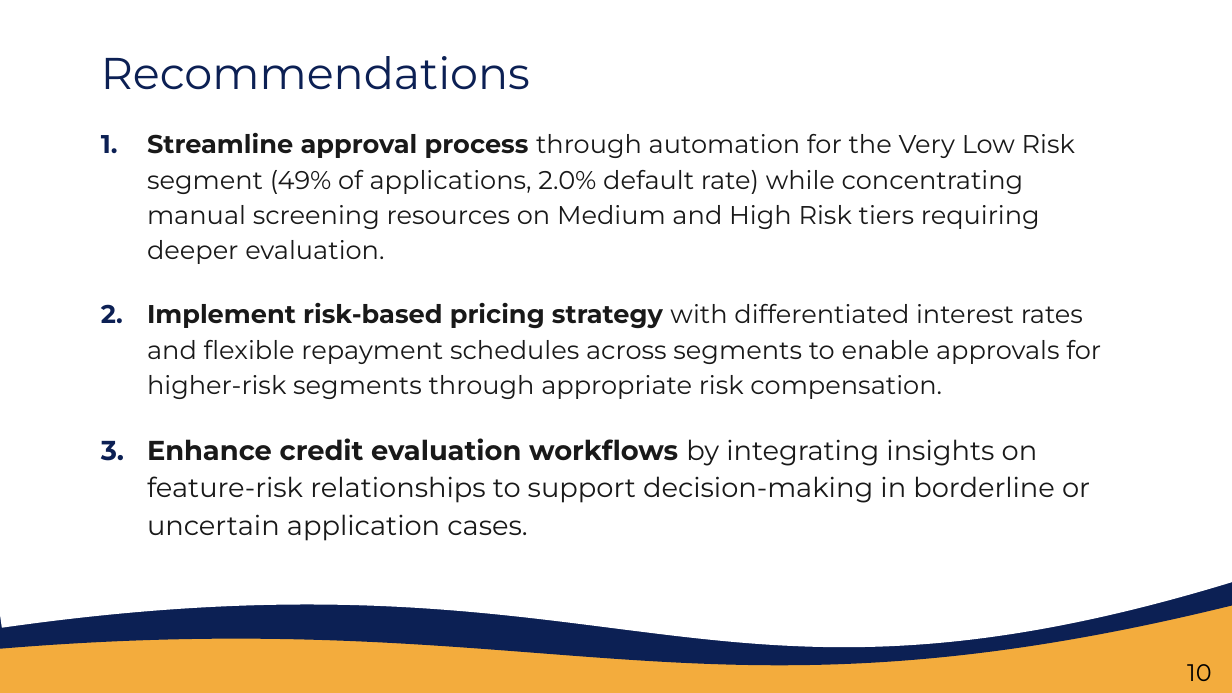
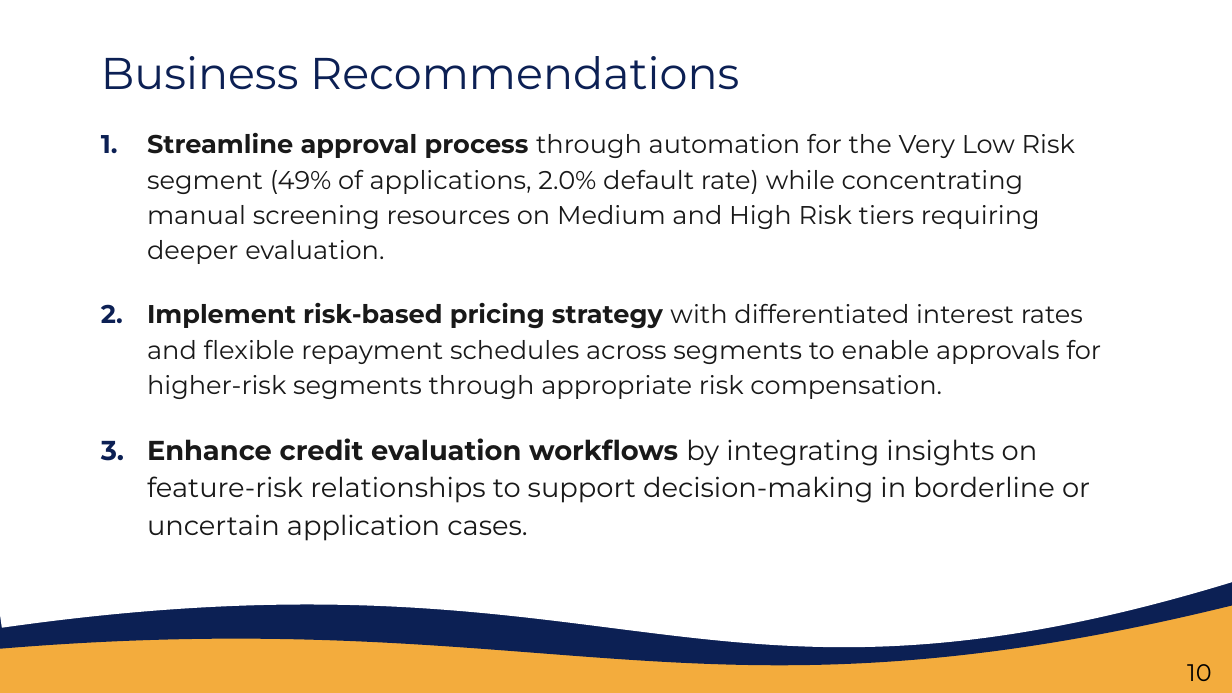
Before and after one commit to Croci-Yuri/Default_Risk_Assessment, a slide deck: slide 11 of 04_reporting_PowerBi/Report_Slides.pptx. Drawn at 1232x693 pixels with LibreOffice and Linux fonts; fonts in the diff are those of the drawing. Boxes give left, top, right and bottom in pixels: in the first picture for what was removed or moved away, otherwise in the second. Text is boxed around its words. In the diff, an @@ line names an element or a change of style, - is before the commit and + after.

Commit message:
typo slides

```diff
--- a/04_reporting_PowerBi/Report_Slides.pptx
+++ b/04_reporting_PowerBi/Report_Slides.pptx
@@ title at box(101, 56, 739, 90): text changed @@
-Recommendations
+Business Recommendations
```
Also in this commit, not shown: 3 other slides changed, 1 other file.
